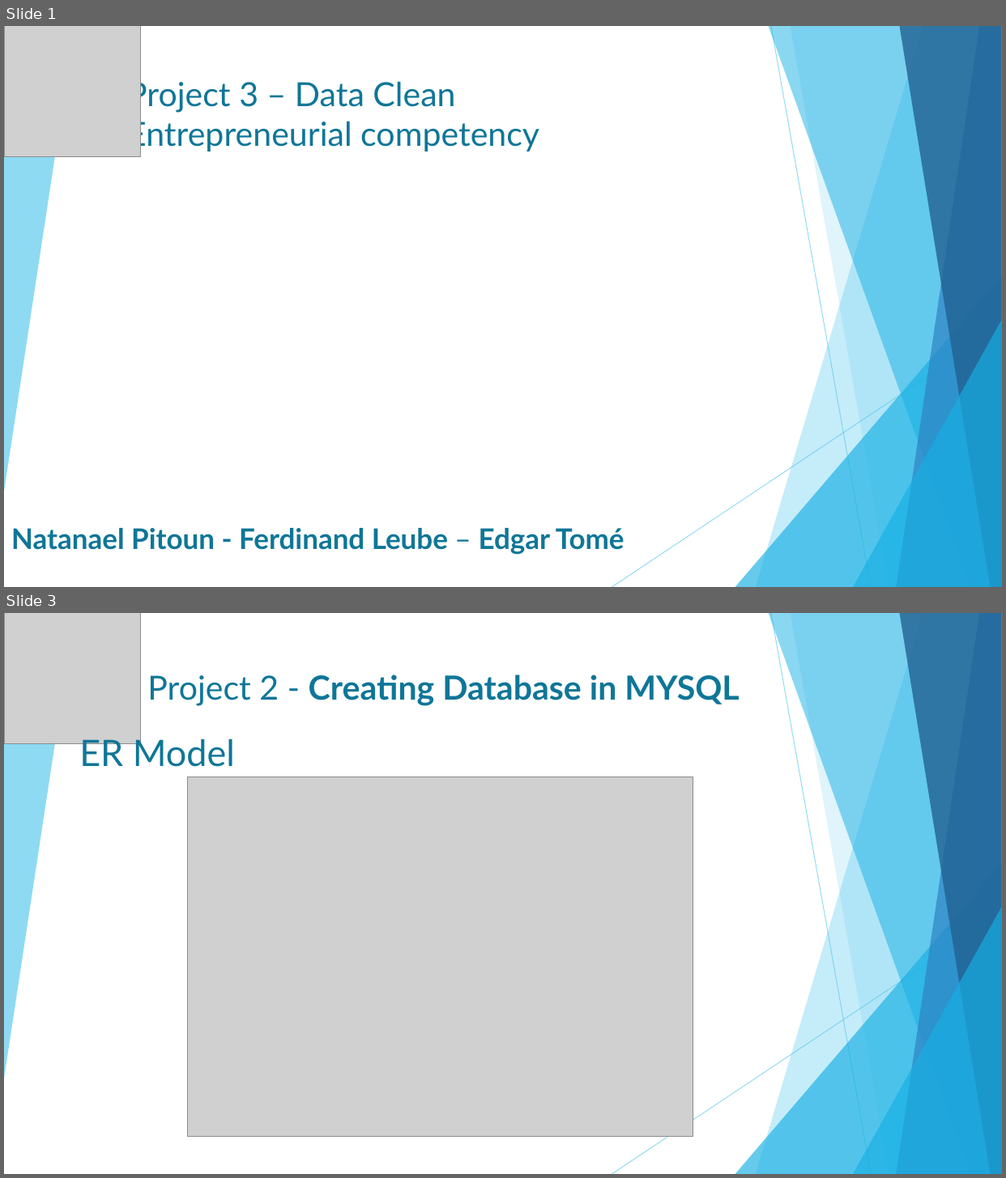
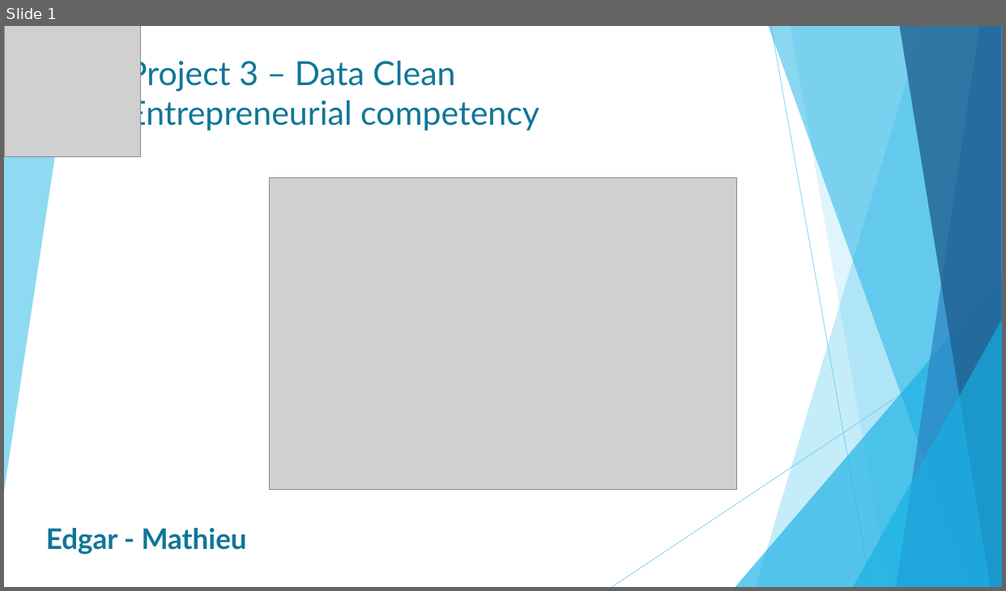
Before and after one commit to Edgart371/Project-3-Clean-Data-Entrepreneurial-Competency, a slide deck: Project3_Entrepreneurial competency .pptx. Shown one above the other, each under a label of ours: slides 1 and 3 before the commit, slide 1 after it; the slides between them are not shown. The pictures are 1006x1178 and 1006x591 pixels, drawn with LibreOffice and Linux fonts; fonts in the diff are those of the drawing; grey boxes stand for pictures. Boxes give left, top, right and bottom in pixels: in the first picture for what was removed or moved away, otherwise in the second. Text is boxed around its words. In the diff, an @@ line names an element or a change of style, - is before the commit and + after.

```diff
--- a/Project3_Entrepreneurial competency .pptx
+++ b/Project3_Entrepreneurial competency .pptx
@@ slide 3 removed at [4,613,1002,1174], background #FFFFFF; not listed: 10 template elements that a slide beside it also shows @@
@@ picture removed at [4,613,140,744] @@
@@ title removed at [147,675,739,706] @@
-Project 2 - Creating Database in MYSQL
@@ text removed at [79,735,235,767] @@
-ER Model
@@ picture removed at [187,777,692,1138] @@
@@ slide 1 changed as well @@
@@ title "Project 3 – Data Clean ...": place and size @@
-title "Project 3 – Data Clean ..." at [127,77,539,152]
+title "Project 3 – Data Clean ..." at [127,56,539,131]
@@ picture added at [269,178,737,490] @@
@@ text at [46,528,247,555]: text changed @@
-Natanael Pitoun - Ferdinand Leube – Edgar Tomé
+Edgar - Mathieu
```
Also in this commit, not shown: 4 other slides changed, 3 slides added, 3 other slides removed.
